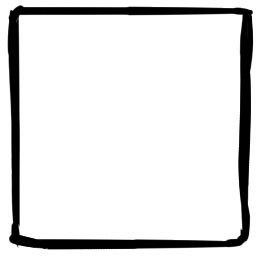
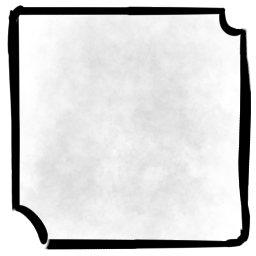
Layers edited between the first and the second 256 x 256 image:
pixels changed over [9, 4, 254, 250] (layer not identified)
